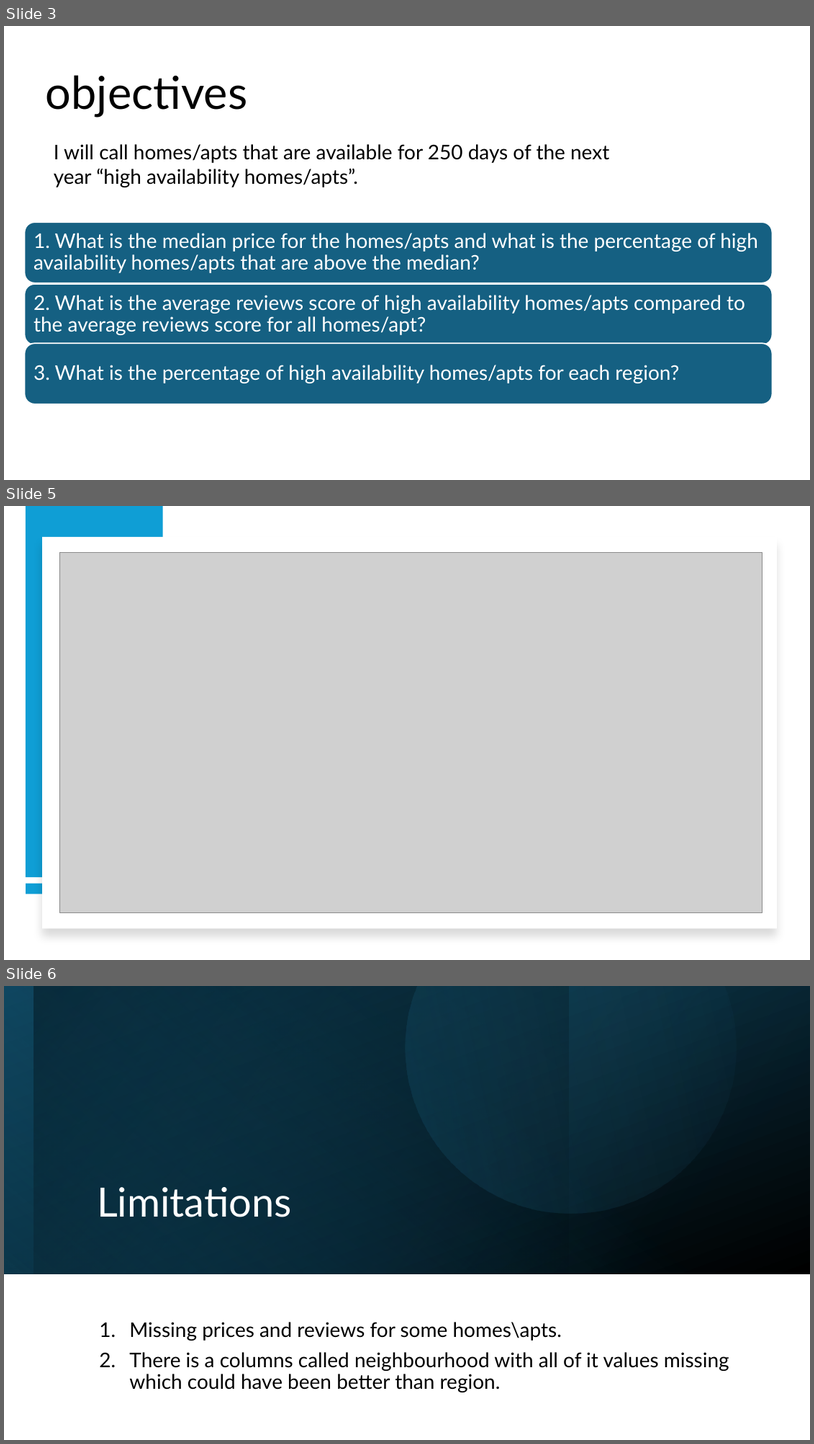
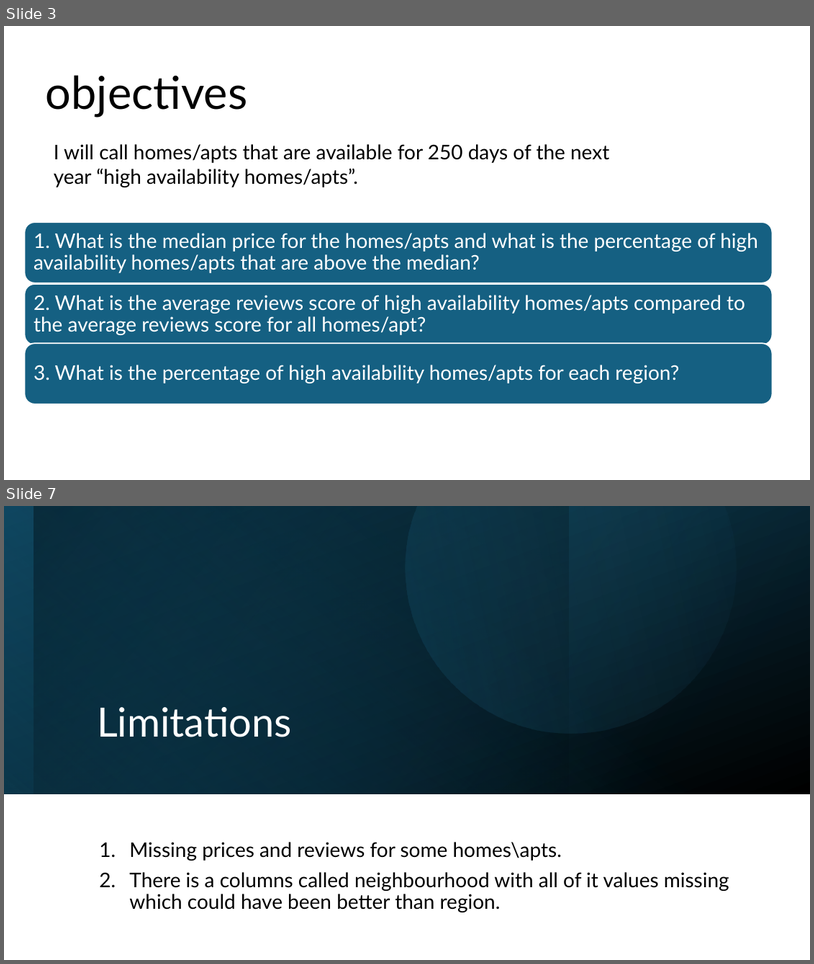
Before and after one commit to 0Murtadha/test-git, a slide deck: New Zealand airbnb dataset.pptx. Shown one above the other, each under a label of ours: slides 3, 5 and 6 before the commit, slides 3 and 7 after it; the slides between them are not shown. The pictures are 814x1444 and 814x964 pixels, drawn with LibreOffice and Linux fonts; fonts in the diff are those of the drawing; grey boxes stand for pictures. Boxes give left, top, right and bottom in pixels: in the first picture for what was removed or moved away, otherwise in the second. Text is boxed around its words. In the diff, an @@ line names an element or a change of style, - is before the commit and + after.

```diff
--- a/New Zealand airbnb dataset.pptx
+++ b/New Zealand airbnb dataset.pptx
@@ slide 5 removed at [4, 506, 810, 960], background #FFFFFF @@
@@ rectangle removed at [26, 506, 163, 877] @@
@@ rectangle removed at [42, 537, 777, 928] @@
@@ picture removed at [59, 553, 763, 913] @@
@@ rectangle removed at [26, 883, 163, 893] @@
@@ what was slide 6 is now slide 7 @@
```
Also in this commit, not shown: 1 slide changed, 2 slides added, 4 other files.
